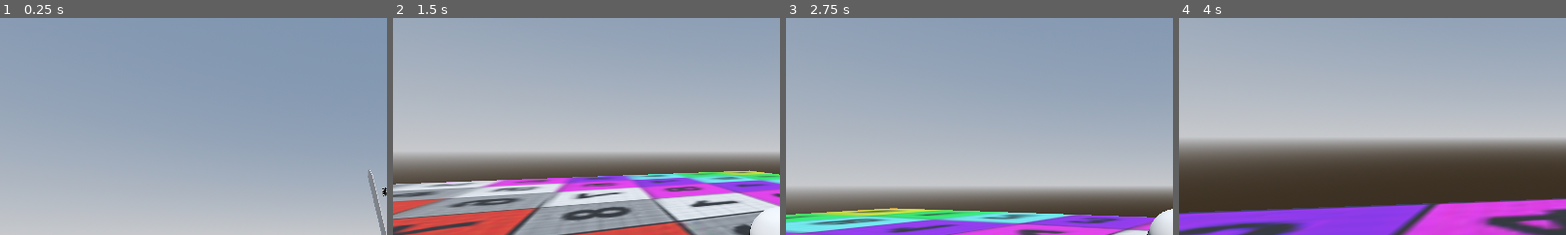
Above: before the commit, frames 1-4 (left to right).
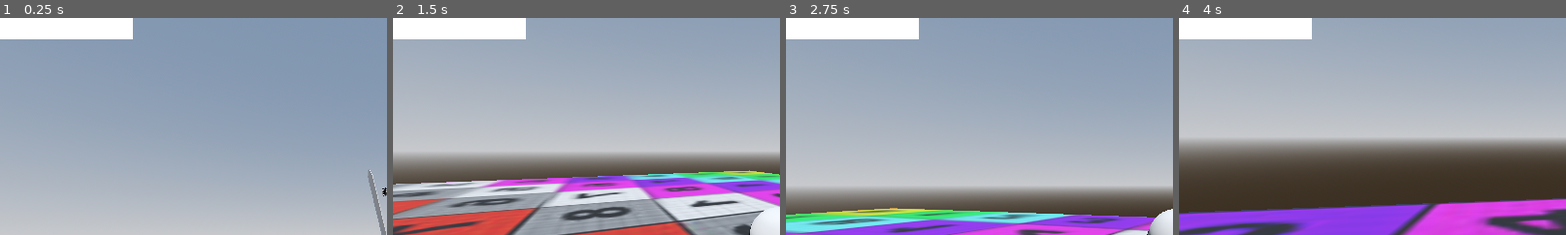
Above: after the commit, the same moments.

Repository: SamTheSagace/DonjonCrawler
Game: Godot game, scene res://scenes/game.tscn
Two runs of this game, one before a commit and one after it. Both use one fixed random seed, a clock stepped at 60 frames per second and the inputs below.
Inputs (mouse positions are % of the whole screen's width and height, from its top left):
- Up to frame 1 (0.25 s): no input
- Up to frame 2 (1.5 s): move the mouse to (72, 45) at 0.52 s; hold Right (right) 0.53-1.28 s; tap Middle mouse button (camera) at 0.6 s; click (72, 45) at 0.67 s; tap Space (jump) at 0.77 s; move the mouse to (45, 50) at 1.27 s; hold W (forward) from 1.28 s (still down); click (45, 50) at 1.35 s
- Up to frame 3 (2.75 s): keep holding W (forward); tap Space (jump) at 1.52 s; move the mouse to (52, 48) at 2.02 s; hold Ctrl (sneak) from 2.03 s (still down)
- Up to frame 4 (4 s): keep holding W (forward); move the mouse to (49, 52) at 2.77 s; release Ctrl (sneak) at 2.78 s; tap Alt (sprint) at 2.85 s; tap Space (jump) at 3.02, 3.77 s; move the mouse to (57, 51) at 3.52 s; tap Middle mouse button (camera) at 3.6 s
The pictures show only the part of the screen within x 0-50%, y 0-50%; the shares and areas given below are measured in that part.

The runs differ from the first frame. In frame 1, 3.4% of the frame differs, in the area x 0-35%, y 0-10%; in frame 2, 3.4%; in frame 3, 3.4%; in frame 4, 3.4%.

Commit message:
moved death behaviour away from health component

Diff:
--- a/Components/Characters/NPCs/Ennemy1/enemy_base.gd
+++ b/Components/Characters/NPCs/Ennemy1/enemy_base.gd
@@ -57,6 +57,9 @@
 		EnemyState.IDLE: _idle_state()
 		EnemyState.CHASE: _chase_state()
 		EnemyState.ATTACK: _attack_state()
+	if health.health <= 0:
+		self.queue_free()
+
 
 func _idle_state():
 	#$AnimationPlayer.play("idle")
--- a/Components/Characters/health_component.gd
+++ b/Components/Characters/health_component.gd
@@ -12,6 +12,3 @@
 func damage(attack: Attack):
 	emit_signal('damageTaken',attack.attack_Damage)
 	health -= attack.attack_Damage
-
-	if health <= 0:
-		get_parent().queue_free()
--- a/Components/Characters/player/Player.tscn
+++ b/Components/Characters/player/Player.tscn
@@ -90,6 +90,8 @@
 
 [sub_resource type="CapsuleShape3D" id="CapsuleShape3D_6r5ir"]
 
+[sub_resource type="QuadMesh" id="QuadMesh_305y5"]
+
 [node name="Player" type="CharacterBody3D" node_paths=PackedStringArray("movement_controller")]
 script = ExtResource("1_fcaap")
 movement_controller = NodePath("Movement")
@@ -152,9 +154,6 @@
 transform = Transform3D(1, 0, 0, 0, 1, 1.49012e-08, 0, 0, 1, 0, 0, 0)
 cull_mask = 1048573
 
-[node name="Bullet RayCast3D" type="RayCast3D" parent="Head/SpringArm3D/CameraSmooth/Camera3D"]
-target_position = Vector3(0, 0, -999)
-
 [node name="ViewModel" type="Node3D" parent="Head/SpringArm3D/CameraSmooth/Camera3D"]
 unique_name_in_owner = true
 transform = Transform3D(1, 0, 0, 0, 0.9659255, 0.25881895, 0, -0.25881895, 0.9659255, 0.5, -0.5, -0.5)
@@ -187,4 +186,13 @@
 script = ExtResource("9_305y5")
 player = NodePath("..")
 
+[node name="CanvasLayer" type="CanvasLayer" parent="."]
+
+[node name="Node2D" type="Node2D" parent="CanvasLayer"]
+
+[node name="MeshInstance2D" type="MeshInstance2D" parent="CanvasLayer/Node2D"]
+position = Vector2(164.24998, 26.75)
+scale = Vector2(329.49997, 54.5)
+mesh = SubResource("QuadMesh_305y5")
+
 [connection signal="animation_finished" from="WorldModel/body/Hand/WorldModelAnimation" to="WorldModel/body/Hand/WorldModelAnimation" method="_on_animation_finished"]
Not shown: 1 places in Components/Characters/player/Player.tscn that only renumber resources
